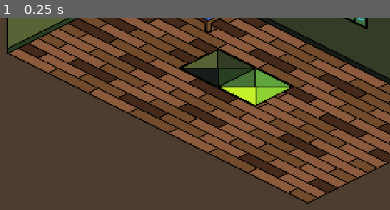
Above: before the commit, frame 1.
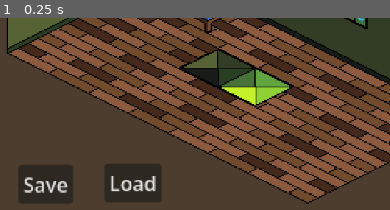
Above: after the commit, the same moment.

Repository: Icarus003/CISC204---Solo-Project-3-Create-Your-Character-Creator
Game: Godot game, scene res://Scenes/main.tscn
The game is run twice, just before and just after one commit, with the same random seed, the same clock (stepped at 60 frames per second) and the same inputs.
Inputs:
- Up to frame 1 (0.25 s): no input
The pictures show only the part of the screen within x 0-50%, y 50-100%; the shares and areas given below are measured in that part.

The runs differ from the first frame. In frame 1, 5.3% of the frame differs, in the area x 4-42%, y 76-97%.

Commit message:
Added save and load functionality

Diff:
--- a/project-3-character-creator/Scenes/main.tscn
+++ b/project-3-character-creator/Scenes/main.tscn
@@ -91,6 +91,21 @@
 text = "->"
 metadata/_edit_use_anchors_ = true
 
+[node name="SaveButton" type="Button" parent="Buttons" unique_id=1786586670]
+z_index = 5
+offset_left = 26.0
+offset_top = 300.0
+offset_right = 70.0
+offset_bottom = 331.0
+text = "Save"
+
+[node name="LoadButton" type="Button" parent="Buttons" unique_id=830988002]
+offset_left = 95.0
+offset_top = 299.0
+offset_right = 141.0
+offset_bottom = 330.0
+text = "Load"
+
 [node name="Labels" type="Node" parent="." unique_id=804602490]
 
 [node name="BedLabel" type="Label" parent="Labels" unique_id=2014771879]
@@ -127,8 +142,10 @@
 [node name="RoomElements" type="Node" parent="." unique_id=580263463]
 
 [node name="RoomOutline" type="Sprite2D" parent="RoomElements" unique_id=720863079]
+z_index = -3
 position = Vector2(251, 185)
 texture = ExtResource("2_hptm8")
+metadata/_edit_lock_ = true
 
 [node name="Paintings" type="Node" parent="RoomElements" unique_id=1527159949]
 
@@ -202,3 +219,5 @@
 [connection signal="pressed" from="Buttons/PaintingForwardButton" to="." method="_on_painting_forward_button_pressed"]
 [connection signal="pressed" from="Buttons/RugBackButton" to="." method="_on_rug_back_button_pressed"]
 [connection signal="pressed" from="Buttons/RugForwardButton" to="." method="_on_rug_forward_button_pressed"]
+[connection signal="pressed" from="Buttons/SaveButton" to="." method="_on_save_button_pressed"]
+[connection signal="pressed" from="Buttons/LoadButton" to="." method="_on_load_button_pressed"]
--- /dev/null
+++ b/project-3-character-creator/Scenes/main_menu.tscn
@@ -0,0 +1,50 @@
+[gd_scene format=3 uid="uid://beg1d4a3ybb77"]
+
+[ext_resource type="FontFile" uid="uid://3bd3hnymlijs" path="res://Assets/Fonts/Minecraft.ttf" id="1_48xlc"]
+[ext_resource type="Texture2D" uid="uid://b0u8kybyokabk" path="res://Assets/Room_outline.png" id="2_1ehe0"]
+
+[sub_resource type="LabelSettings" id="LabelSettings_ce3w2"]
+font = ExtResource("1_48xlc")
+
+[node name="MainMenu" type="Control" unique_id=290753348]
+layout_mode = 3
+anchors_preset = 15
+anchor_right = 1.0
+anchor_bottom = 1.0
+grow_horizontal = 2
+grow_vertical = 2
+
+[node name="Button2" type="Button" parent="." unique_id=422889077]
+layout_mode = 0
+offset_left = 394.0
+offset_top = 296.0
+offset_right = 436.0
+offset_bottom = 327.0
+text = "Quit"
+
+[node name="Button" type="Button" parent="." unique_id=1541486242]
+layout_mode = 0
+offset_left = 390.0
+offset_top = 130.0
+offset_right = 436.0
+offset_bottom = 161.0
+text = "Start"
+
+[node name="Title" type="Label" parent="." unique_id=1938524414]
+layout_mode = 1
+offset_left = 311.0
+offset_top = 54.0
+offset_right = 545.0
+offset_bottom = 70.0
+text = "Project #3: Room Customizer"
+label_settings = SubResource("LabelSettings_ce3w2")
+horizontal_alignment = 1
+
+[node name="Camera2D" type="Camera2D" parent="." unique_id=915445796]
+position = Vector2(435, 249)
+zoom = Vector2(1.5, 1.5)
+
+[node name="RoomOutline" type="Sprite2D" parent="." unique_id=1752494898]
+z_index = -4
+position = Vector2(477, 241)
+texture = ExtResource("2_1ehe0")
--- a/project-3-character-creator/Scripts/main.gd
+++ b/project-3-character-creator/Scripts/main.gd
@@ -15,6 +15,7 @@
 var current_paintings_index: int = 0
 var current_rugs_index: int = 0
 
+var save_state = ''
 
 func _ready():
 	beds = [$RoomElements/Beds/BlueBed,$RoomElements/Beds/GreenBed,$RoomElements/Beds/OrangeBed,$RoomElements/Beds/PinkBed,$RoomElements/Beds/PurpleBed]
@@ -60,7 +61,6 @@
 	change_index_forward(current_beds_index)
 	current_beds_index = change_index_forward(current_beds_index)
 	update_arrays()
-	print(current_beds_index)
 
 func _on_painting_back_button_pressed():
 	change_index_back(current_paintings_index)
@@ -82,3 +82,24 @@
 	change_index_forward(current_rugs_index)
 	current_rugs_index = change_index_forward(current_rugs_index)
 	update_arrays()
+
+#Saving function
+func save():
+	save_state = str(current_beds_index) + str(current_paintings_index) + str(current_rugs_index)
+	print("saved: " + save_state)
+
+# Load previous save function
+func load_save():
+	current_beds_index = int(save_state[0])
+	current_paintings_index = int(save_state[1])
+	current_rugs_index = int(save_state[2])
+	print("Loaded: " + save_state)
+
+# Saves current state when pressed
+func _on_save_button_pressed() -> void:
+	save()
+
+# Loads state that was saved
+func _on_load_button_pressed() -> void:
+	load_save()
+	update_arrays()
